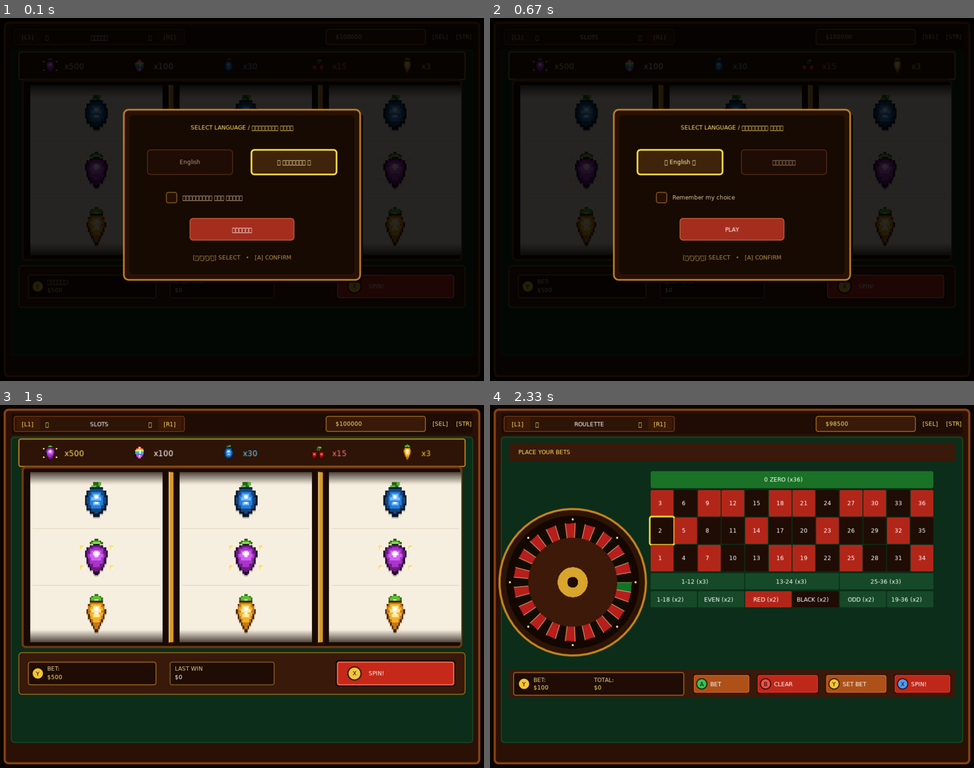
Above: before the commit, frames 1-4 (two rows, left to right).
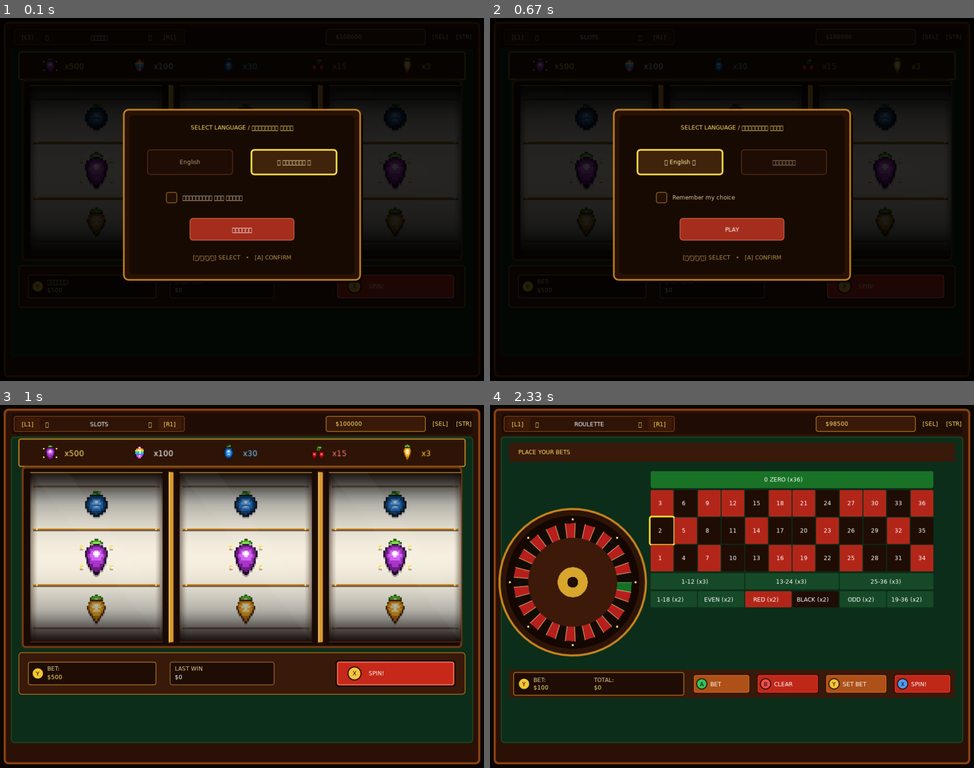
Above: after the commit, the same moments.

Repository: byMr712/SlotGame-PortMaster
Game: LÖVE game, started from casino/main.lua
Two runs of this game, one before a commit and one after it. Both use one fixed random seed, a clock stepped at 60 frames per second and the inputs below.
Inputs:
- Up to frame 1 (0.1 s): no input
- Up to frame 2 (0.67 s): hold Right from 0.33 s (still down)
- Up to frame 3 (1 s): release Right at 0.8 s; click "PLAY" at 0.88 s
- Up to frame 4 (2.33 s): tap Enter at 1.17 s; tap E at 1.5, 2.17 s; hold Up 1.83-2.13 s

The runs differ from the first frame. In frame 1, 1.7% of the frame differs, in the area x 6-96%, y 20-63%; in frame 2, 1.7%; in frame 3, 27%, in the area x 6-96%, y 18-66%; in frame 4, nothing differs.

Commit message:
feat(slots): realistic 3D cylindrical drum projection, curved tape lighting and brass ribs

Diff:
--- a/casino/src/core/sprites.lua
+++ b/casino/src/core/sprites.lua
@@ -272,16 +272,19 @@
 end
 
 -- Draw a pixel-art sprite centered at (cx, cy) scaled to targetSize
-function sprites.draw(name, cx, cy, targetSize, alpha)
+function sprites.draw(name, cx, cy, targetSize, alpha, scaleYMult, colorMult)
     local data = images[name]
     if not data then return end
 
     targetSize = targetSize or data.w
     alpha = alpha or 1
-    local scale = targetSize / data.w
-
-    love.graphics.setColor(1, 1, 1, alpha)
-    love.graphics.draw(data.img, cx, cy, 0, scale, scale, data.w / 2, data.h / 2)
+    scaleYMult = scaleYMult or 1.0
+    colorMult = colorMult or 1.0
+    local scaleX = targetSize / data.w
+    local scaleY = scaleX * scaleYMult
+
+    love.graphics.setColor(colorMult, colorMult, colorMult, alpha)
+    love.graphics.draw(data.img, cx, cy, 0, scaleX, scaleY, data.w / 2, data.h / 2)
 end
 
 -- Fallback check in case init wasn't called before first draw
--- a/casino/src/games/slots.lua
+++ b/casino/src/games/slots.lua
@@ -235,40 +235,110 @@
         -- Ограничение отрисовки окном барабана
         love.graphics.setScissor(rx, startY, reelW, reelH)
 
-        -- Чистый аутентичный кремовый фон барабана (как в Stardew Valley)
-        love.graphics.setColor(0.965, 0.937, 0.878)
-        love.graphics.rectangle("fill", rx, startY, reelW, reelH)
-
-        -- Непрерывная лента символов
+        -- 1. Цилиндрическая лента барабана с градиентом освещения выпуклого барабана
+        for sy = 0, reelH - 4, 4 do
+            local y = startY + sy
+            local norm = (y + 2 - centerY) / (reelH / 2)
+            local cosY = math.cos(norm * 1.05)
+            local ly = math.max(0.18, math.pow(cosY, 1.4))
+            -- Аутентичный кремовый цвет барабана, плавно переходящий в тень сверху и снизу
+            local cr = 0.965 * ly
+            local cg = 0.937 * (ly * 0.96 + 0.04)
+            local cb = 0.878 * (ly * 0.91 + 0.09)
+            love.graphics.setColor(cr, cg, cb)
+            love.graphics.rectangle("fill", rx, y, reelW, 4)
+        end
+
+        -- 2. Боковые тени и фаски металлической ленты (3D объем ленты барабана)
+        for dx = 0, 16 do
+            local a = math.pow(1 - dx / 16, 1.3) * 0.45
+            love.graphics.setColor(0.08, 0.03, 0.01, a)
+            love.graphics.rectangle("fill", rx + dx, startY, 1, reelH)
+            love.graphics.rectangle("fill", rx + reelW - 1 - dx, startY, 1, reelH)
+        end
+        -- Латунная окантовка края ленты
+        love.graphics.setColor(0.82, 0.62, 0.22, 0.35)
+        love.graphics.line(rx + 5, startY, rx + 5, startY + reelH)
+        love.graphics.line(rx + reelW - 5, startY, rx + reelW - 5, startY + reelH)
+
+        -- 3. Цилиндрическая проекция непрерывной ленты символов и 3D ребер
         local normOffset = slots.reels[r].offset % STRIP_HEIGHT
-
+        local R = 175
+        local maxAngle = 1.03
+
+        -- 3.1 Разделительные литые латунные ребра барабана
         for i = 1, NUM_SYMBOLS do
-            local itemY = centerY + (i - 1) * CELL_H - normOffset
-            -- Зацикливание координат для непрерывного скролла
-            while itemY < startY - CELL_H do itemY = itemY + STRIP_HEIGHT end
-            while itemY > startY + reelH + CELL_H do itemY = itemY - STRIP_HEIGHT end
-
-            if itemY > startY - CELL_H and itemY < startY + reelH + CELL_H then
-                -- Разделительное латунное ребро ячейки
-                love.graphics.setColor(0.85, 0.78, 0.65)
-                love.graphics.line(rx + 6, itemY - CELL_H / 2, rx + reelW - 6, itemY - CELL_H / 2)
-                love.graphics.setColor(1, 1, 1, 0.6)
-                love.graphics.line(rx + 6, itemY - CELL_H / 2 + 1, rx + reelW - 6, itemY - CELL_H / 2 + 1)
-
-                -- Тень символа
-                sprites.draw(slots.symbols[i], rx + reelW / 2, itemY + 3, 84, 0.25)
-                -- Сам четкий 16-битный спрайт
-                sprites.draw(slots.symbols[i], rx + reelW / 2, itemY, 84, 1.0)
+            local divDist = (i - 0.5) * CELL_H - normOffset
+            while divDist < -STRIP_HEIGHT / 2 do divDist = divDist + STRIP_HEIGHT end
+            while divDist > STRIP_HEIGHT / 2 do divDist = divDist - STRIP_HEIGHT end
+
+            if math.abs(divDist) <= 200 then
+                local theta = (divDist / 180) * maxAngle
+                local divY = centerY + R * math.sin(theta)
+                local divCos = math.cos(theta)
+                local divBright = math.max(0.22, math.pow(divCos, 1.35))
+                local ribH = math.max(2, math.floor(5 * divCos))
+
+                -- Нижняя тень ребра
+                love.graphics.setColor(0.08, 0.03, 0.01, 0.7 * divBright)
+                love.graphics.rectangle("fill", rx + 6, divY + ribH / 2, reelW - 12, 2)
+
+                -- Тело латунной планки
+                love.graphics.setColor(0.72 * divBright, 0.45 * divBright, 0.14 * divBright)
+                love.graphics.rectangle("fill", rx + 6, divY - ribH / 2, reelW - 12, ribH, 1)
+
+                -- Золотая полированная фаска сверху
+                love.graphics.setColor(1.0 * divBright, 0.90 * divBright, 0.55 * divBright)
+                love.graphics.line(rx + 8, divY - ribH / 2, rx + reelW - 8, divY - ribH / 2)
+
+                -- Заклепки по бокам ребра
+                love.graphics.setColor(1.0 * divBright, 0.92 * divBright, 0.6 * divBright)
+                love.graphics.circle("fill", rx + 14, divY, 2)
+                love.graphics.circle("fill", rx + reelW - 14, divY, 2)
             end
         end
 
-        -- Мягкое виньетирование свода цилиндра сверху и снизу (25px, без черного пятна)
-        for d = 0, 25, 3 do
-            local alpha = (1 - d / 25) * 0.7
-            love.graphics.setColor(0.08, 0.04, 0.01, alpha)
-            love.graphics.rectangle("fill", rx, startY + d, reelW, 3)
-            love.graphics.rectangle("fill", rx, startY + reelH - d - 3, reelW, 3)
-        end
+        -- 3.2 Символы с ракурсным сжатием и освещением цилиндра
+        for i = 1, NUM_SYMBOLS do
+            local linearDist = (i - 1) * CELL_H - normOffset
+            while linearDist < -STRIP_HEIGHT / 2 do linearDist = linearDist + STRIP_HEIGHT end
+            while linearDist > STRIP_HEIGHT / 2 do linearDist = linearDist - STRIP_HEIGHT end
+
+            if math.abs(linearDist) <= 200 then
+                local theta = (linearDist / 180) * maxAngle
+                local projY = centerY + R * math.sin(theta)
+                local cosTheta = math.cos(theta)
+
+                -- Сжатие по вертикали и освещенность цилиндра
+                local scaleY = math.max(0.48, cosTheta)
+                local scaleX = 0.86 + 0.14 * cosTheta
+                local brightness = math.max(0.35, math.pow(cosTheta, 1.4))
+                local targetSize = 84 * scaleX
+
+                -- Тень символа на цилиндрической поверхности
+                sprites.draw(slots.symbols[i], rx + reelW / 2, projY + 4 * scaleY, targetSize, 0.3 * brightness, scaleY, 0.1)
+                -- Сам 16-битный спрайт с динамическим ракурсным сжатием
+                sprites.draw(slots.symbols[i], rx + reelW / 2, projY, targetSize, 1.0, scaleY, brightness)
+            end
+        end
+
+        -- 4. Глубокие тени сводов барабанной ниши сверху и снизу (виньетирование кривизны)
+        for d = 0, 70, 2 do
+            local alpha = math.pow(1 - d / 70, 1.6) * 0.92
+            love.graphics.setColor(0.06, 0.02, 0.01, alpha)
+            love.graphics.rectangle("fill", rx, startY + d, reelW, 2)
+            love.graphics.rectangle("fill", rx, startY + reelH - d - 2, reelW, 2)
+        end
+
+        -- 5. Тонкий стеклянный блик на смотровом стекле барабана
+        love.graphics.setColor(1, 1, 1, 0.035)
+        love.graphics.polygon("fill", rx, startY, rx + 80, startY, rx + reelW, startY + reelH - 80, rx + reelW, startY + reelH)
+
+        -- 6. Латунные фаски проема барабана
+        love.graphics.setColor(0.85, 0.65, 0.22, 0.7)
+        love.graphics.rectangle("fill", rx, startY, reelW, 2)
+        love.graphics.setColor(0.35, 0.18, 0.06, 0.85)
+        love.graphics.rectangle("fill", rx, startY + reelH - 2, reelW, 2)
 
         love.graphics.setScissor()
 
